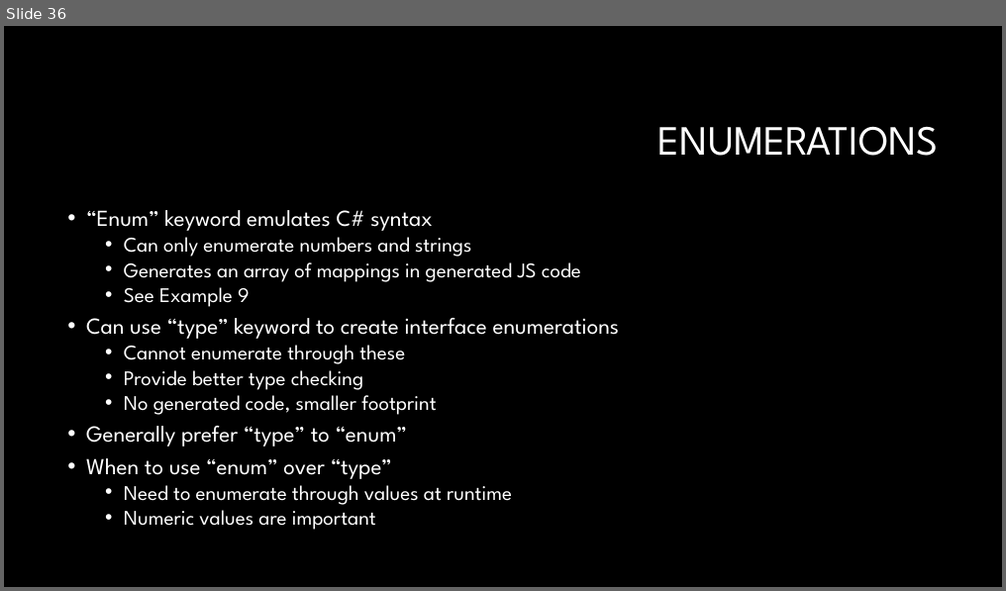
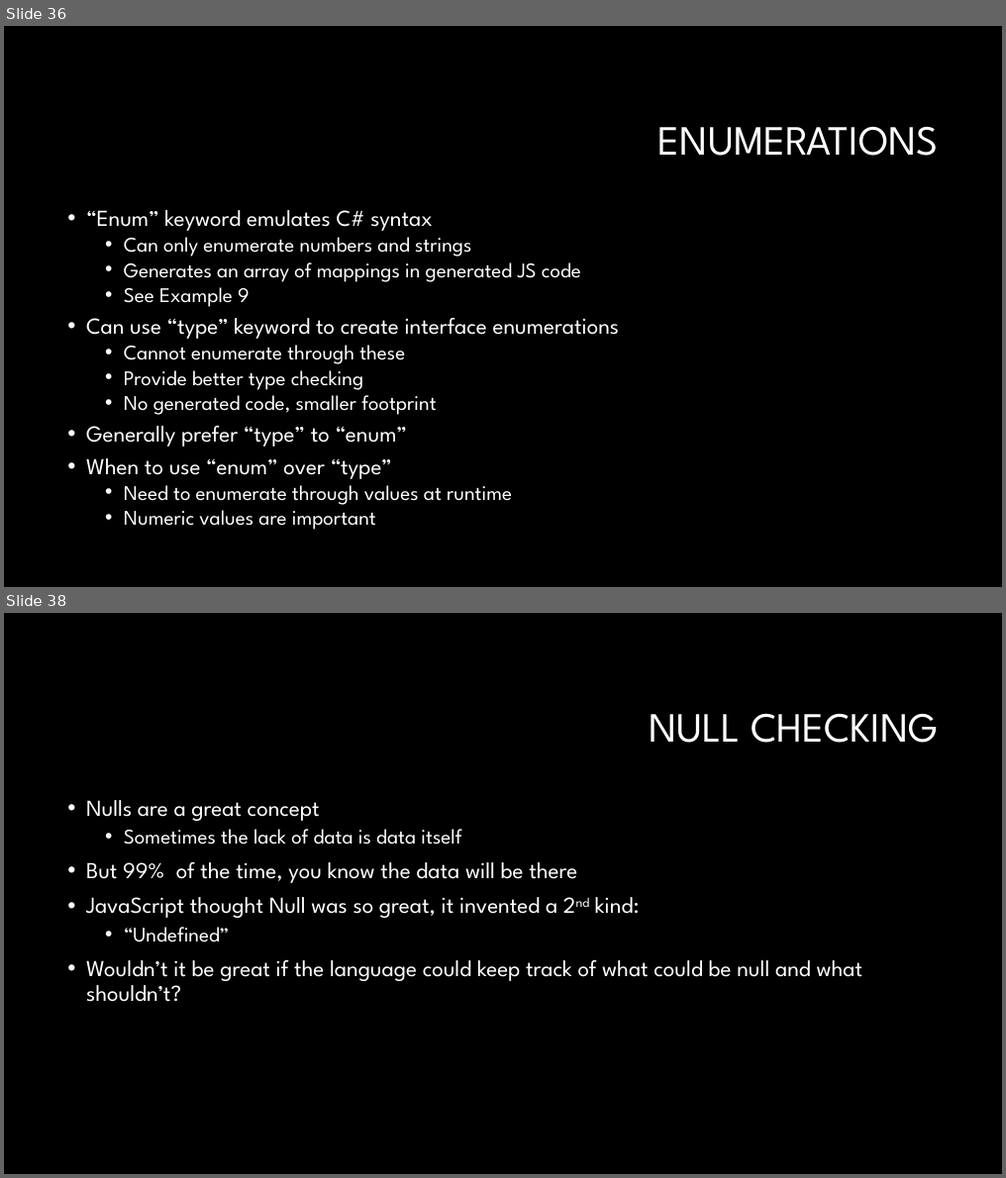
Before and after one commit to RonPenton/intro-to-typescript, a slide deck: Web development with Typescript.pptx. Shown one above the other, each under a label of ours: slide 36 before the commit, slides 36 and 38 after it; the slides between them are not shown. The pictures are 1006x591 and 1006x1178 pixels, drawn with LibreOffice and Linux fonts; fonts in the diff are those of the drawing; background and template pictures are left out. Boxes give left, top, right and bottom in pixels: in the first picture for what was removed or moved away, otherwise in the second. Text is boxed around its words. In the diff, an @@ line names an element or a change of style, - is before the commit and + after.

Commit message:
null checking

```diff
--- a/Web development with Typescript.pptx
+++ b/Web development with Typescript.pptx
@@ slide 38 added at (4, 613, 1002, 1174), background #000000 @@
@@ title added at (648, 713, 939, 743), 40 pt, text #FFFFFF @@
+NULL CHECKING
@@ text added at (86, 800, 863, 1002), 22 pt, text #FFFFFF @@
+• Nulls are a great concept
+  • Sometimes the lack of data is data itself
+• But 99% of the time, you know the data will be there
+• JavaScript thought Null was so great, it invented a 2nd kind:
+  • “Undefined”
+• Wouldn’t it be great if the language could keep track of what could be null and what shouldn’t?
```
Also in this commit, not shown: 5 other slides added, 8 other files.
